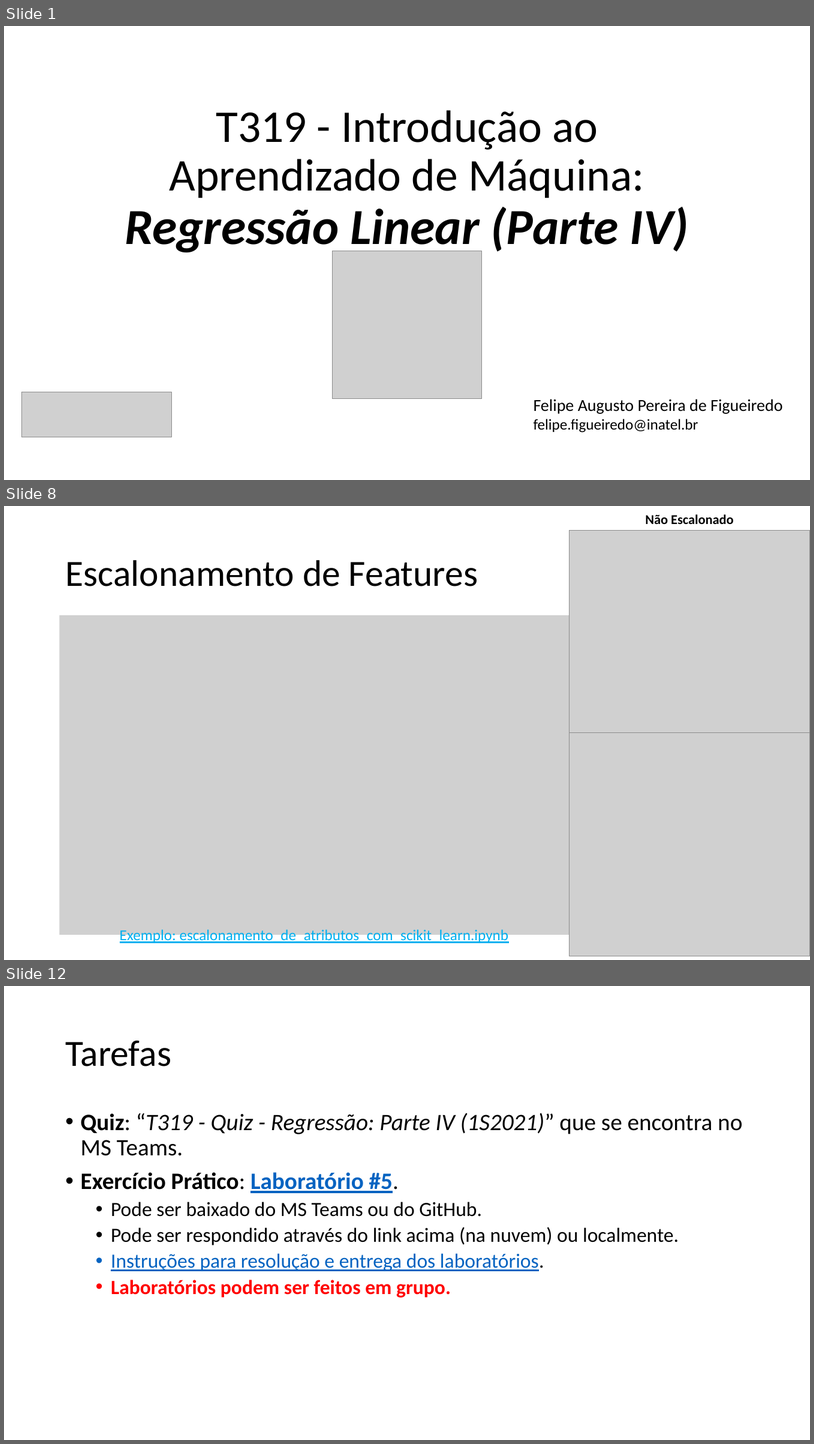
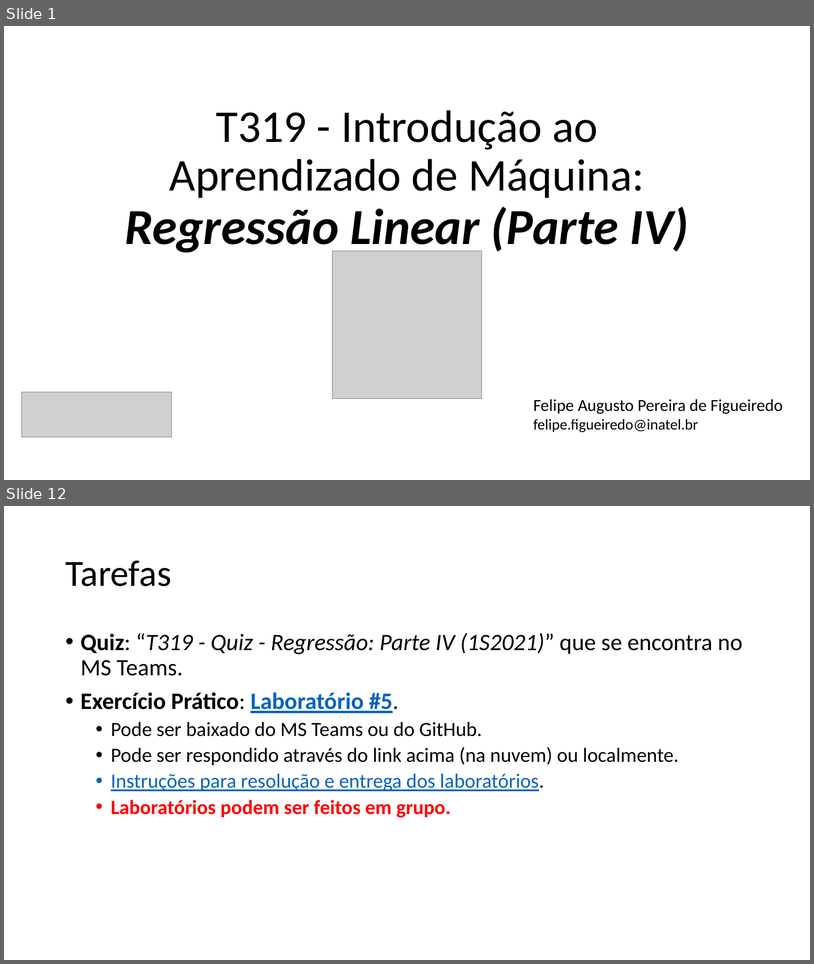
Before and after one commit to zz4fap/t319_aprendizado_de_maquina, a slide deck: slides/T319_Regressão_Linear (Parte IV).pptx. Shown one above the other, each under a label of ours: slides 1, 8 and 12 before the commit, slides 1 and 12 after it; the slides between them are not shown. The pictures are 814x1444 and 814x964 pixels, drawn with LibreOffice and Linux fonts; fonts in the diff are those of the drawing; grey boxes stand for pictures. Boxes give left, top, right and bottom in pixels: in the first picture for what was removed or moved away, otherwise in the second. Text is boxed around its words. In the diff, an @@ line names an element or a change of style, - is before the commit and + after.

```diff
--- a/slides/T319_Regressão_Linear (Parte IV).pptx
+++ b/slides/T319_Regressão_Linear (Parte IV).pptx
@@ slide 8 removed at [4,506,810,960], background #FFFFFF @@
@@ text removed at [645,514,734,524] @@
-Não Escalonado
@@ picture removed at [570,530,810,733] @@
@@ title removed at [65,560,478,586] @@
-Escalonamento de Features
@@ picture removed at [60,615,570,935] @@
@@ picture removed at [570,733,810,956] @@
@@ text removed at [120,929,509,944] @@
-Exemplo: escalonamento_de_atributos_com_scikit_learn.ipynb
```
Also in this commit, not shown: 3 slides changed, 7 slides added, 6 other slides removed, 41 other files.
